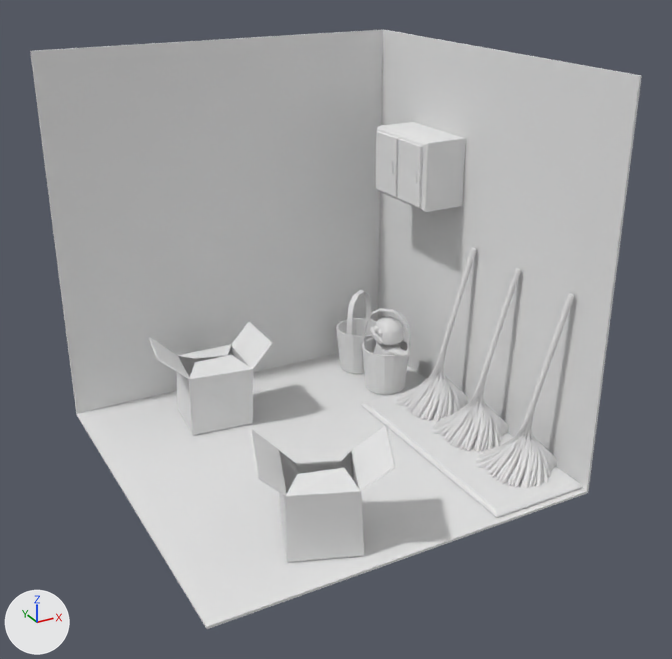
Two versions of the Blender file House builder/Assets/Models/Rooms/Storage_Room.blend, one commit apart.
Both versions are drawn from a camera (50 mm lens) standing at (-3.92, -7.64, 5.16) and looking at (0.12, -0.29, 1.48). Arrows for +X, +Y and +Z are at lower left; the lights stay in place.
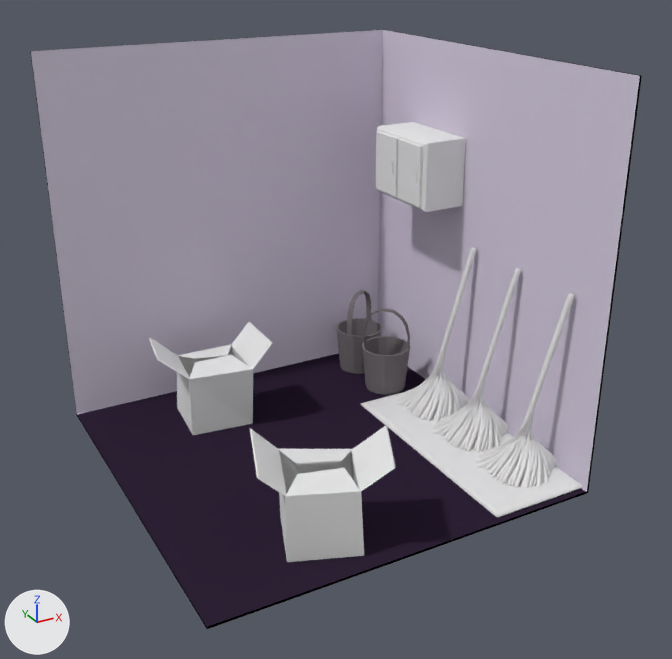
The change, as a diff of the scene's bpy script:
```diff
--- a/House builder/Assets/Models/Rooms/Storage_Room.blend.py
+++ b/House builder/Assets/Models/Rooms/Storage_Room.blend.py
@@ img_bucket_texture @@
+img_bucket_texture = load_image('Bucket_texture', '../Textures/Bucket_texture.png', 1024, 1024, 'sRGB')
@@ img_lvl3storage_texture @@
+img_lvl3storage_texture = load_image('LVL3storage_texture', '../Textures/LVL3storage_texture.png', 1024, 1024, 'sRGB')
@@ mat_material_room @@
 mat_material_room = diffuse_material('Material_room')
-mat_material_room.base_color = (0.8, 0.8, 0.8)  # white #e7e7e7
+mat_material_room.texture = img_lvl3storage_texture
@@ mat_plankton_material @@
+mat_plankton_material = diffuse_material('Plankton_material')
+mat_plankton_material.texture = img_bucket_texture
@@ me_cylinder_000 @@
 me_cylinder_000.from_pydata(...)  # 124 vertices, 109 faces; spans x -1.22..1.22, y -1.22..1.22, z -1.0..1.57
+me_cylinder_000.materials.append(mat_plankton_material)  # picture img_bucket_texture
@@ ob_cube_002 @@
-ob_cube_002 = bpy.data.objects.new('Cube.002', me_cube)
-ob_cube_002.location = (1.48, 0.89, 0.39)
-ob_cube_002.rotation_euler = (0.0, 0.0, 1.508)  # degrees (0, 0, 86)
-ob_cube_002.scale = (0.112, 0.112, 0.112)
-_m = ob_cube_002.modifiers.new('Mirror', 'MIRROR')
-_m.use_clip = True
-_m = ob_cube_002.modifiers.new('Subsurf', 'SUBSURF')
@@ ob_cube_003 @@
-ob_cube_003 = bpy.data.objects.new('Cube.003', me_cube_001)
-ob_cube_003.location = (1.32, 0.88, 0.71)
-ob_cube_003.rotation_euler = (-3.142, -3.142, -1.646)  # degrees (-180, -180, -94)
-ob_cube_003.scale = (0.125, 0.125, 0.125)
-_m = ob_cube_003.modifiers.new('Mirror', 'MIRROR')
-_m.use_clip = True
@@ ob_sphere @@
-ob_sphere = bpy.data.objects.new('Sphere', me_sphere_001)
-ob_sphere.location = (1.23, 0.89, 0.76)
-ob_sphere.rotation_euler = (1.571, 0.0, 1.533)  # degrees (90, 0, 88)
-ob_sphere.scale = (0.0391, 0.0391, 0.0391)
-_m = ob_sphere.modifiers.new('Mirror', 'MIRROR')
```

Boxes (x1, y1, x2, y2) around the edits, measured in the pictures (672 x 659 px):
'Room_Bordered', surface changed
    both: (30, 30, 642, 629)
'Part_Bucket.001', recoloured
    both: (362, 308, 410, 395)
'Part_Bucket.000', recoloured
    both: (336, 290, 382, 374)
'Cube.002', deleted
    before: (370, 316, 408, 356)
'Cube.003', deleted
    before: (372, 334, 384, 343)
'Sphere', deleted
    before: (373, 326, 383, 335)
